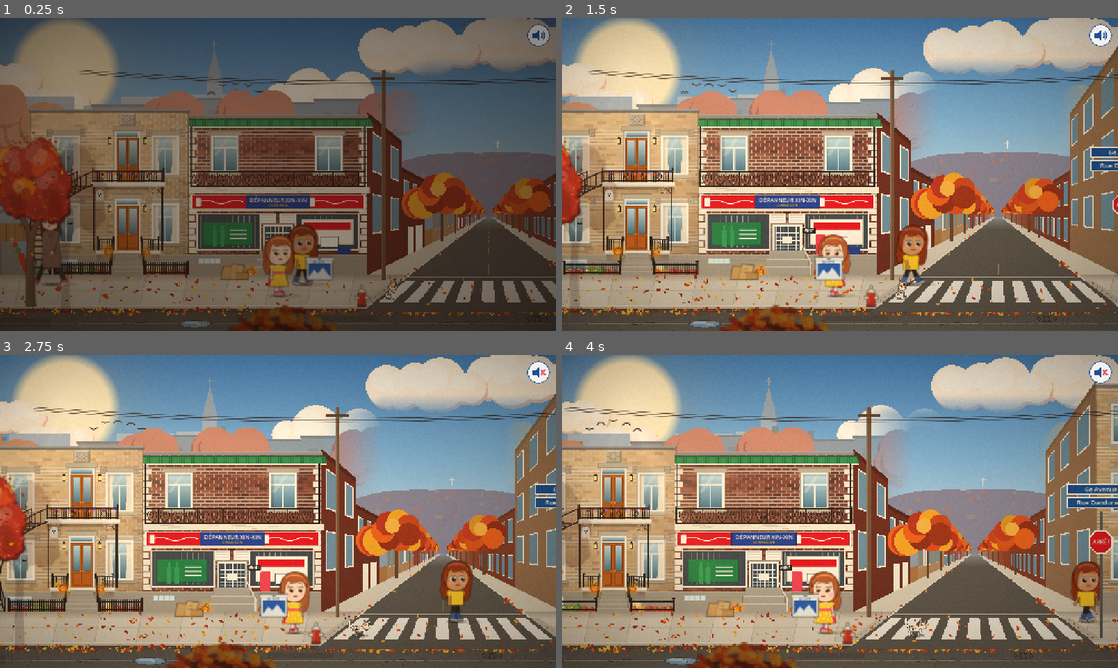
Above: before the commit, frames 1-4 (two rows, left to right).
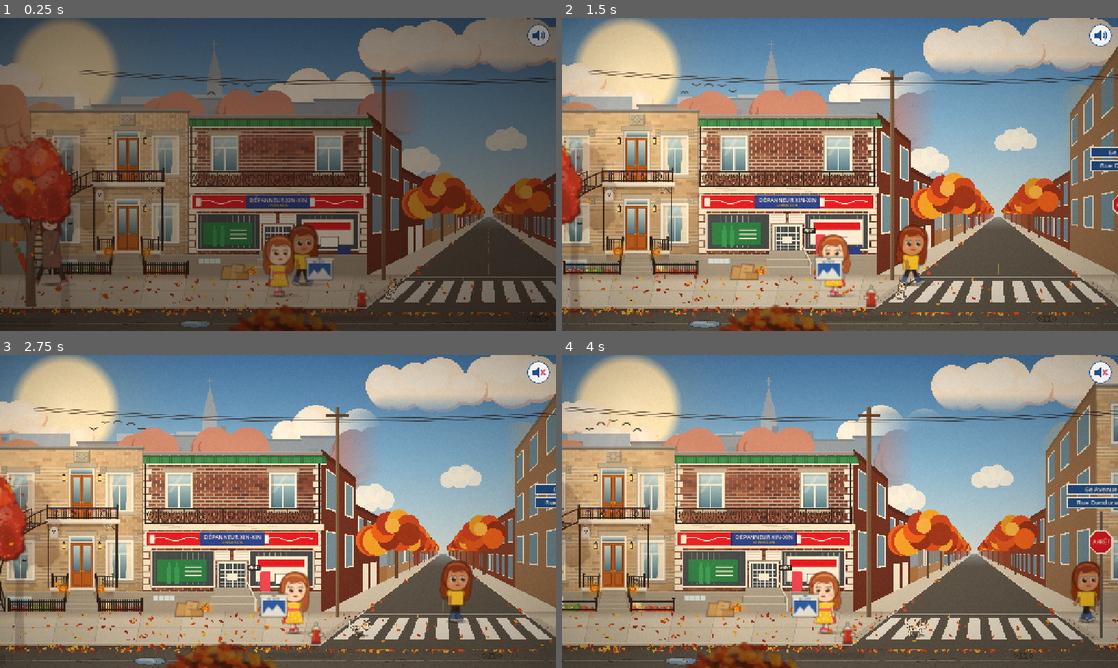
Above: after the commit, the same moments.

Repository: jullmg/jeux
Game: Godot game, scene res://scenes/dandurand.tscn
The game is run twice, just before and just after one commit, with the same random seed, the same clock (stepped at 60 frames per second) and the same inputs. This scene is started directly instead of the project's main scene.
Inputs (mouse positions are in pixels of both pictures, inside the frame that each line leads up to):
- Up to frame 1 (0.25 s): no input
- Up to frame 2 (1.5 s): tap Enter (ui_accept) at 0.5, 0.77, 1.07 s; move the mouse to (962, 158) at 0.52 s; hold Right (ui_right) 0.53-1.28 s; tap M at 0.6, 1.35 s; click (962, 158) at 0.67 s; move the mouse to (728, 190) at 1.27 s; hold Left (ui_left) from 1.28 s (still down)
- Up to frame 3 (2.75 s): tap Enter (ui_accept) at 1.52, 1.82 s; move the mouse to (333, 442) at 2.02 s; release Left (ui_left) at 2.03 s; hold Right (ui_right) from 2.03 s (still down); tap M at 2.1 s
- Up to frame 4 (4 s): move the mouse to (812, 574) at 2.77 s; tap M at 2.85, 3.6 s; click (812, 574) at 2.92 s; tap Enter (ui_accept) at 3.02, 3.32, 3.77 s; move the mouse to (1006, 558) at 3.52 s; release Right (ui_right) at 3.53 s; hold Left (ui_left) from 3.53 s (still down)

The runs differ from the first frame. In frame 1, 3.3% of the frame differs, in the area x 72-100%, y 34-82%; in frame 2, 3.4%; in frame 3, 3.4%, in the area x 64-94%, y 34-82%; in frame 4, 3.4%.

Commit message:
Charlotte: Mount Royal only down streets that face west
Cross-street vistas know which way they run. Looking west (Dandurand and Holt from 6e
Avenue) the street ends on Mount Royal; looking north (6e Avenue from Dandurand) it ends
in open sky with a few soft clouds.

Co-Authored-By: Claude Opus 5.5 <noreply@anthropic.com>

Diff:
--- a/Charlotte/scenes/dandurand.gd
+++ b/Charlotte/scenes/dandurand.gd
@@ -30,6 +30,8 @@
 func _build_cross_streets() -> void:
 	var sixth := _cross_street("rue_6e", "6e Avenue", 1.0)
 	sixth.along_name = "Rue Dandurand"
+	# 6e Avenue runs north from here: no mountain that way, just sky.
+	sixth.facing = "north"
 	sixth.left_walls = [
 		{"to": 0.4, "top": _house_top("depanneur_front"), "kind": "plex", "color": Color("#6E3A2E")},
 		{"to": 0.9, "top": 300.0, "kind": "garage", "color": Color("#6B3A2E")},
--- a/Charlotte/world/cross_street.gd
+++ b/Charlotte/world/cross_street.gd
@@ -38,6 +38,9 @@
 ## Plates on the corner sign: the cross street, then the street we're on.
 var street_name := ""
 var along_name := "6e Avenue"
+## Which way the street runs away from us (Montreal's compass, the street grid's "north"): "west" ends on Mount
+## Royal; any other way ends in open sky and a few clouds.
+var facing := "west"
 ## Which corner (left or right edge of the gap) the signs stand on.
 var sign_side := 1.0
 
@@ -50,7 +53,7 @@
 static func make(which: Part, from: CrossStreet) -> CrossStreet:
 	var cs := CrossStreet.new()
 	cs.part = which
-	for prop in ["x0", "x1", "sidewalk", "school", "left_walls", "right_walls", "street_name", "along_name", "sign_side"]:
+	for prop in ["x0", "x1", "sidewalk", "school", "left_walls", "right_walls", "street_name", "along_name", "facing", "sign_side"]:
 		cs.set(prop, from.get(prop))
 	return cs
 
@@ -94,7 +97,7 @@
 
 func _draw_vista() -> void:
 	var vp := _vp()
-	_mount_royal()
+	_horizon()
 	# The street and its sidewalks, all the way to the horizon.
 	_quad(Vector2(x0, FACADE_Y), Vector2(x1, FACADE_Y), 0.0, FAR, Color("#E9EEF2") if Season.is_winter() else CONCRETE)
 	_quad(Vector2(x0 + sidewalk, FACADE_Y), Vector2(x1 - sidewalk, FACADE_Y), 0.0, FAR, ASPHALT)
@@ -121,11 +124,9 @@
 			_tree(Vector2(tx, FACADE_Y), d + (0.3 if side > 0.0 else 0.0))
 
 
-# Mount Royal on the horizon at the end of the street: a long hazy hill in the season's colours, the cross
-# on its summit. First, open sky over the gap hides the distant city behind it (nothing stands behind the
-# mountain); the top fades out so the clouds above stay.
-func _mount_royal() -> void:
-	var vp := _vp()
+# The end of the street: open sky over the gap hides the distant city behind it (the top fades out so the clouds
+# above stay); then Mount Royal if the street runs west, or just a few soft clouds low over the horizon.
+func _horizon() -> void:
 	var sky := Season.sky()
 	var grad := Gradient.new()
 	grad.offsets = PackedFloat32Array([0.0, 0.35, 0.62, 0.82, 1.0])
@@ -145,6 +146,25 @@
 		for j in 3:
 			draw_polygon(PackedVector2Array([Vector2(xs[j], ya), Vector2(xs[j + 1], ya), Vector2(xs[j + 1], yb), Vector2(xs[j], yb)]),
 				PackedColorArray([Color(ca, ca.a * fades[j]), Color(ca, ca.a * fades[j + 1]), Color(cb, cb.a * fades[j + 1]), Color(cb, cb.a * fades[j])]))
+	if facing == "west":
+		_mount_royal()
+	else:
+		_far_clouds()
+
+
+# Soft clouds drifting low over the end of a street that doesn't face the mountain.
+func _far_clouds() -> void:
+	var vp := _vp()
+	var white := Color(1.0, 0.98, 0.95, 0.85).lerp(Season.sky()[2], 0.3)
+	for k in 3:
+		var c := vp + Vector2([-170.0, 40.0, 210.0][k], [-120.0, -170.0, -95.0][k])
+		for p in [Vector2(-34, 6), Vector2(-12, -10), Vector2(14, -14), Vector2(36, 2), Vector2(0, 8)]:
+			draw_circle(c + p * (1.0 - k * 0.15), 22.0 * (1.0 - k * 0.15), white)
+
+
+# Mount Royal on the horizon: a long hazy hill in the season's colours, the cross on its summit.
+func _mount_royal() -> void:
+	var vp := _vp()
 	var pts := PackedVector2Array()
 	for i in 25:
 		var t := i / 24.0
Not shown, changed: Charlotte/.claude/CLAUDE.md
